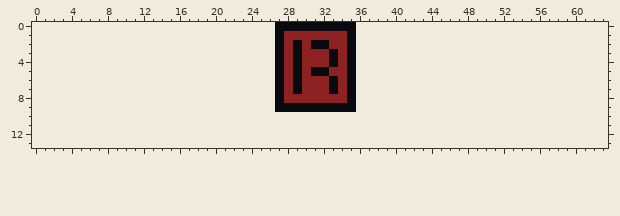
One commit to this pixel-art file: assets/replay game.aseprite. That is the earlier state.
9x10 pixels, 1 frame. The old version is drawn lined up with the new one, on the new canvas.
Once edited:
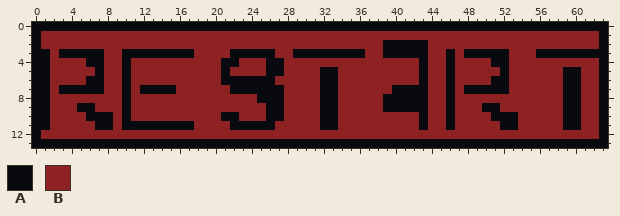
Palette (. is transparent): A #080a0f  B #8e2121
Changes in this commit:
canvas 9x10 -> 64x14, the old top-left corner now at 27,0
y 0: x 0..26 ........................... -> AAAAAAAAAAAAAAAAAAAAAAAAAAA; x 36..63 ............................ -> AAAAAAAAAAAAAAAAAAAAAAAAAAAA
y 1: x 0..27 ...........................A -> ABBBBBBBBBBBBBBBBBBBBBBBBBBB; x 35..63 A............................ -> BBBBBBBBBBBBBBBBBBBBBBBBBBBBA
y 2: x 0..27 ...........................A -> ABBBBBBBBBBBBBBBBBBBBBBBBBBB; x 29 A -> B; x 31..32 AA -> BB; x 35..63 A............................ -> BBBBAAAAABBBBBBBBBBBBBBBBBBBA
y 3: x 0..27 ...........................A -> AABAAAAABBAAAAAAAABBBBAAAAAB; x 30..32 BBB -> AAA; x 34 B -> A; x 36..63 ............................ -> ABBAAAAABBABAAAAABBBAAAAAAAA
y 4: x 0..26 ........................... -> AABBBBAABBABBBBBBBBBBAABBBA; x 29 A -> B; x 33 A -> B; x 35..63 A............................ -> BBBBBBBBABBABBBBAABBBBBBBBBBA
y 5: x 0..26 ........................... -> AABBBBBABBABBBBBBBBBBABBBBA; x 29 A -> B; x 31 A -> B; x 33 B -> A; x 35..63 A............................ -> BBBBBBBBABBABBBBBABBBBBBAABBA
y 6: x 0..27 ...........................A -> AABBBBAABBABBBBBBBBBBAAAAAAB; x 29 A -> B; x 32 B -> A; x 35..63 A............................ -> BBBBBBBBABBABBBBAABBBBBBAABBA
y 7: x 0..26 ........................... -> AABAAAAABBABAAAABBBBBBAAAAA; x 29 A -> B; x 32 B -> A; x 35..63 A............................ -> BBBBBAAAABBABAAAAABBBBBBAABBA
y 8: x 0..26 ........................... -> AABBBBBBBBABBBBBBBBBBBBBBAA; x 32..33 BB -> AA; x 35..63 A............................ -> BBBBAAAAABBABBBBBBBBBBBBAABBA
y 9: x 0..26 ........................... -> AABBBAABBBABBBBBBBBBBBBBBBA; x 28..31 AAAA -> BBBB; x 34..63 AA............................ -> BBBBBAAAAABBABBBAABBBBBBBAABBA
y 10: x 0..63 ................................................................ -> AABBBBAAABABBBBBBBBBBAABBBAABBBBAABBBBBBBBBABBABBBBAAABBBBBAABBA
y 11: x 0..63 ................................................................ -> AABBBBBAABAAAAAAAABBBBAAAAABBBBBAABBBBBBBBBABBABBBBBAABBBBBAABBA
y 12: x 0..63 ................................................................ -> ABBBBBBBBBBBBBBBBBBBBBBBBBBBBBBBBBBBBBBBBBBBBBBBBBBBBBBBBBBBBBBA
y 13: x 0..63 ................................................................ -> AAAAAAAAAAAAAAAAAAAAAAAAAAAAAAAAAAAAAAAAAAAAAAAAAAAAAAAAAAAAAAAA
Where, in picture pixels (left, top, right, bottom), the same in both pictures:
changed: (32, 22, 608, 148)
